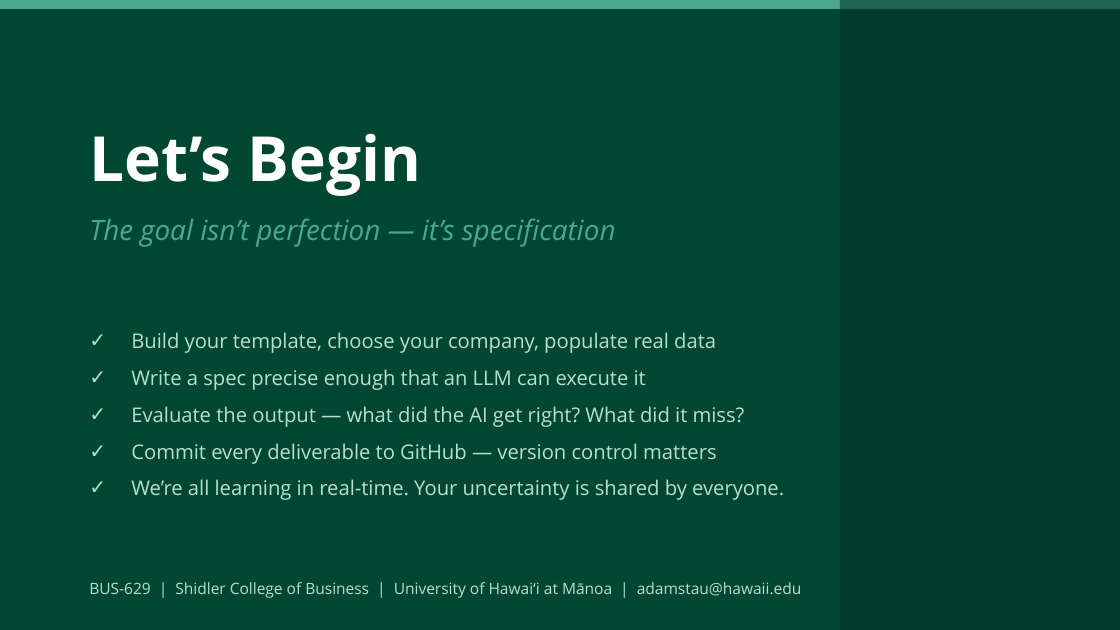
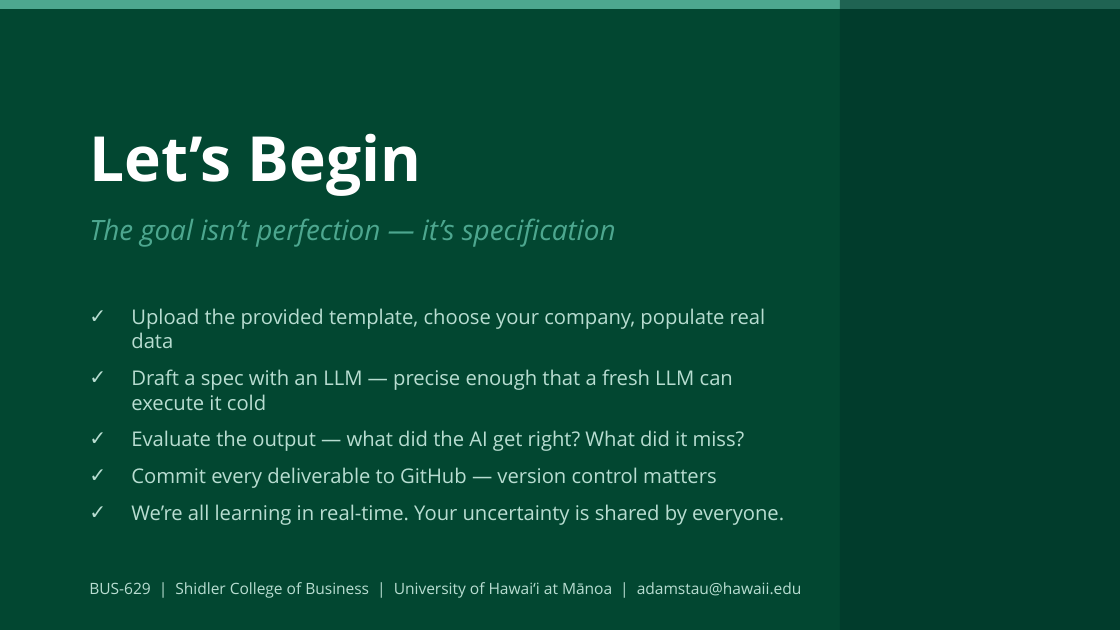
Before and after one commit to adamwstauffer/shidler, a slide deck: slide 13 of courses/BUS-629-VEMBA-International-Corporate-Finance/BUS629_AI_Ratios_Project.pptx. Drawn at 1120x630 pixels with LibreOffice and Linux fonts; fonts in the diff are those of the drawing. Boxes give left, top, right and bottom in pixels: in the first picture for what was removed or moved away, otherwise in the second. Text is boxed around its words. In the diff, an @@ line names an element or a change of style, - is before the commit and + after.

```diff
--- a/courses/BUS-629-VEMBA-International-Corporate-Finance/BUS629_AI_Ratios_Project.pptx
+++ b/courses/BUS-629-VEMBA-International-Corporate-Finance/BUS629_AI_Ratios_Project.pptx
@@ text at (x1=131, y1=308, x2=765, y2=410): text changed @@
-✓ Build your template, choose your company, populate real data
-✓ Write a spec precise enough that an LLM can execute it
+✓ Upload the provided template, choose your company, populate real data
+✓ Draft a spec with an LLM — precise enough that a fresh LLM can execute it cold
```
Also in this commit, not shown: 6 other slides changed.
